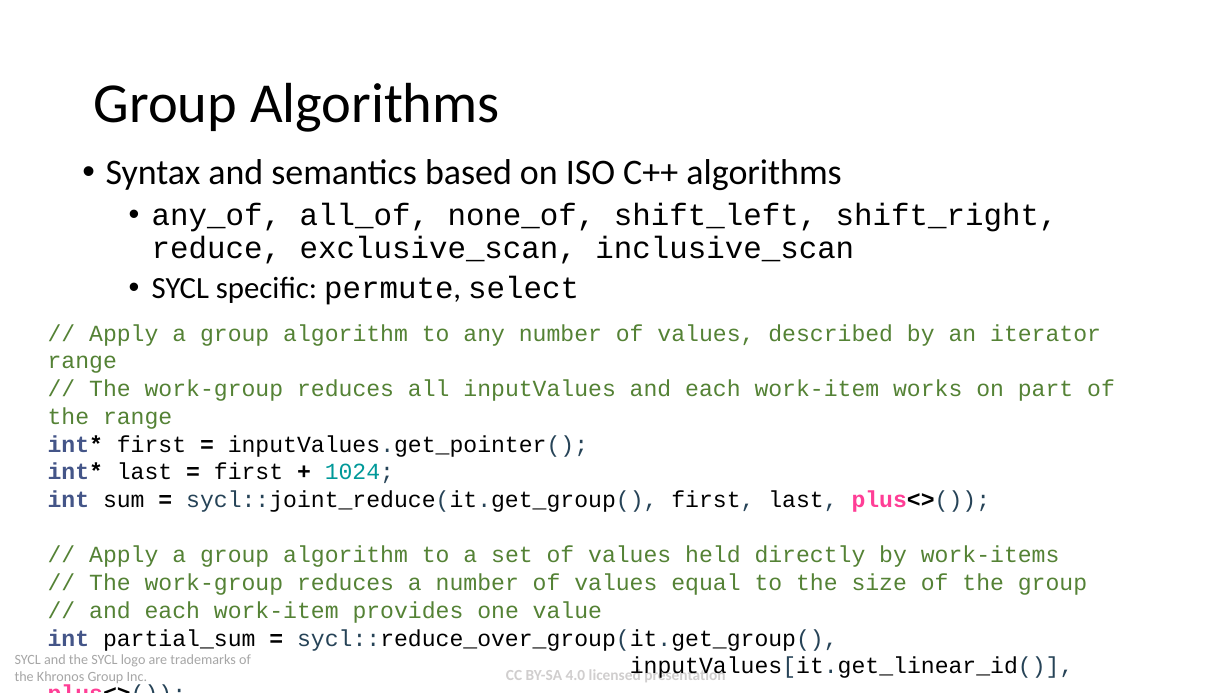
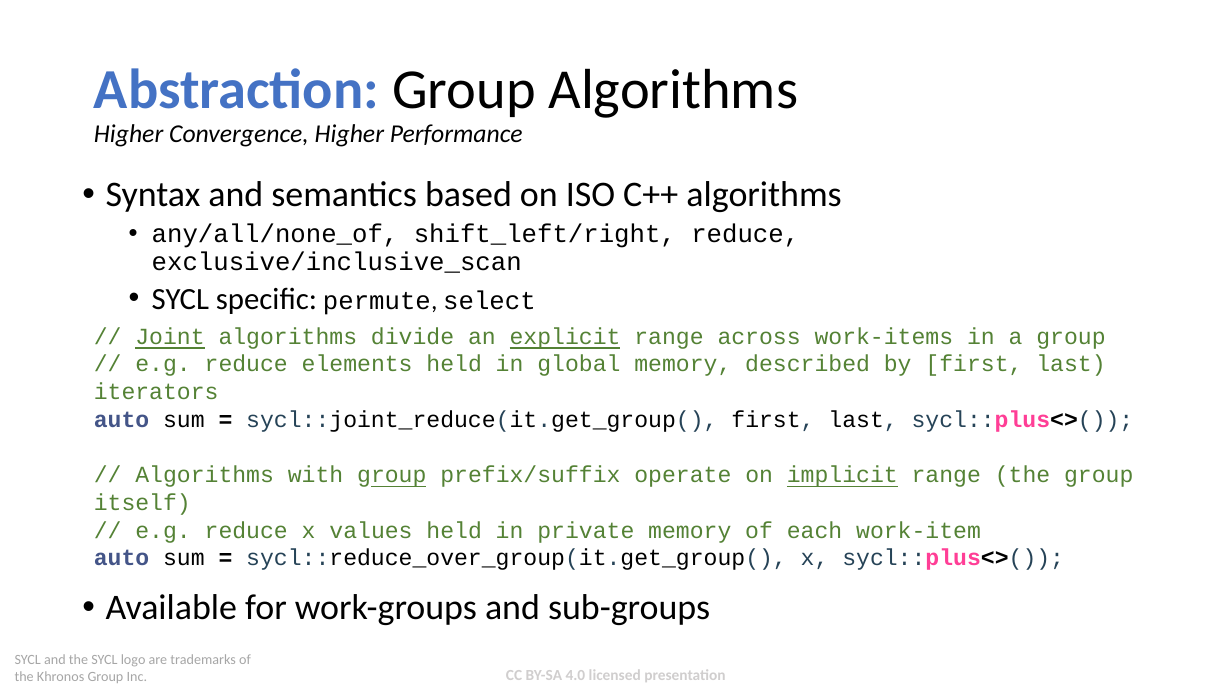
Before and after one commit to codeplaysoftware/syclacademy, a slide deck: slide 9 of Lesson_Materials/Lecture_18B_Think_Performance_Portable/Lecture_18B_Think_Performance_Portable.pptx. Drawn at 1232x693 pixels with LibreOffice and Linux fonts; fonts in the diff are those of the drawing; background and template pictures are left out. Boxes give left, top, right and bottom in pixels: in the first picture for what was removed or moved away, otherwise in the second. Text is boxed around its words. In the diff, an @@ line names an element or a change of style, - is before the commit and + after.

```diff
--- a/Lesson_Materials/Lecture_18B_Think_Performance_Portable/Lecture_18B_Think_Performance_Portable.pptx
+++ b/Lesson_Materials/Lecture_18B_Think_Performance_Portable/Lecture_18B_Think_Performance_Portable.pptx
@@ title at [94,68,798,147]: text changed; size 44 to 20 pt; italic on @@
-Group Algorithms
+Abstraction: Group Algorithms
+Higher Convergence, Higher Performance
@@ text "Syntax and semantics based on ...": place and size @@
-text "Syntax and semantics based on ..." at [106,159,1058,305]
+text "Syntax and semantics based on ..." at [106,181,841,625]
@@ text at [152,223,799,273]: text changed; size 24 to 20 pt @@
-  • any_of, all_of, none_of, shift_left, shift_right, reduce, exclusive_scan, inclusive_scan
+  • any/all/none_of, shift_left/right, reduce, exclusive/inclusive_scan
@@ text at [152,287,535,315]: size 24 to 20 pt in "permute, select" @@
@@ text at [94,327,1134,570]: text changed @@
-// Apply a group algorithm to any number of values, described by an iterator range
-// The work-group reduces all inputValues and each work-item works on part of the range
-int* first = inputValues.get_pointer();
-int* last = first + 1024;
-int sum = sycl::joint_reduce(it.get_group(), first, last, plus<>());
-// Apply a group algorithm to a set of values held directly by work-items
-// The work-group reduces a number of values equal to the size of the group
-// and each work-item provides one value
-int partial_sum = sycl::reduce_over_group(it.get_group(),
-inputValues[it.get_linear_id()], plus<>());
+// Joint algorithms divide an explicit range across work-items in a group
+// e.g. reduce elements held in global memory, described by [first, last) iterators
+auto sum = sycl::joint_reduce(it.get_group(), first, last, sycl::plus<>());
+// Algorithms with group prefix/suffix operate on implicit range (the group itself)
+// e.g. reduce x values held in private memory of each work-item
+auto sum = sycl::reduce_over_group(it.get_group(), x, sycl::plus<>());
@@ text at [106,594,710,625]: paragraph added @@
+• Available for work-groups and sub-groups
```
Also in this commit, not shown: 10 other slides changed, 1 other file.
